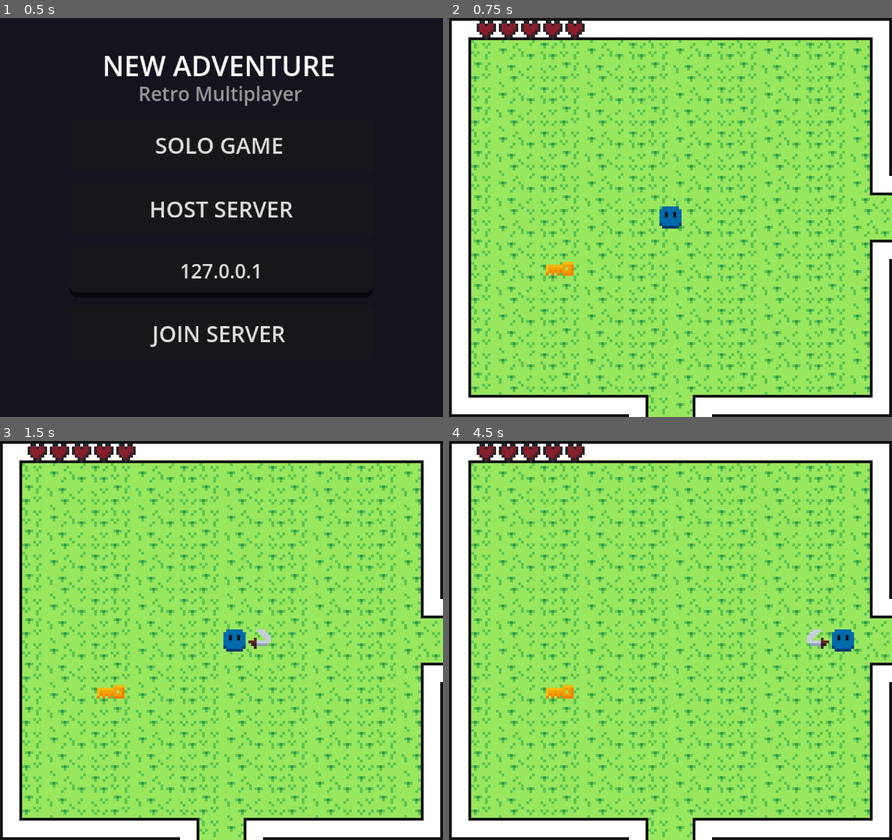
Above: before the commit, frames 1-4 (two rows, left to right).
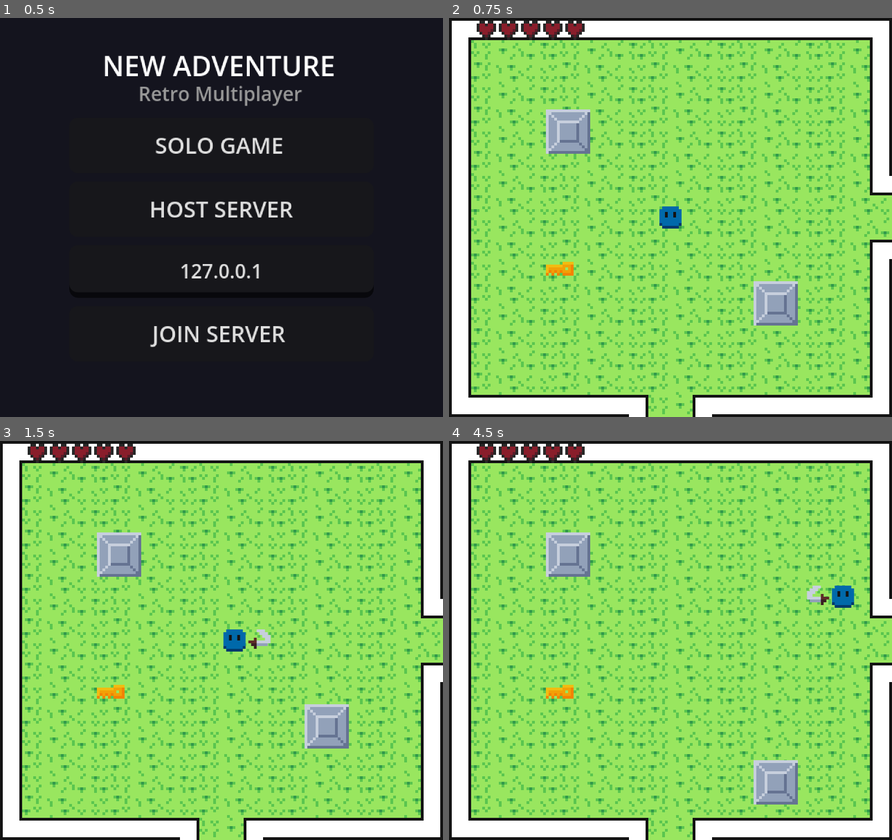
Above: after the commit, the same moments.

Repository: feg06/NewAdventure
Game: Godot game, scene res://ui/menus/main_menu.tscn
Two runs of this game, one before a commit and one after it. Both use one fixed random seed, a clock stepped at 60 frames per second and the inputs below.
Inputs:
- Up to frame 1 (0.5 s): no input
- Up to frame 2 (0.75 s): click "SOLO GAME" at 0.5 s
- Up to frame 3 (1.5 s): tap Enter at 1.25 s; hold D (move_right) from 1.28 s (still down); tap Shift (attack) at 1.35 s
- Up to frame 4 (4.5 s): release D (move_right) at 2.03 s; hold S (move_down) 2.03-2.78 s; tap Space (interact) at 2.1, 3.6 s; hold D (move_right) 2.78-3.53 s; tap Shift (attack) at 2.85, 4.35 s; hold W (move_up) 3.53-4.28 s; hold A (move_left) from 4.28 s (still down)

Frame 1 is identical in both runs. In frame 2, 2.2% of the frame differs, in the area x 21-79%, y 22-78%; in frame 3, 2.2%; in frame 4, 3.0%, in the area x 21-92%, y 22-92%.

Commit message:
feat: enable guardian to detect and push movable boxes during chase sequence

Diff:
--- a/enemy/guardian/enemy_guardian.gd
+++ b/enemy/guardian/enemy_guardian.gd
@@ -71,8 +71,9 @@
 const ROOM_WIDTH: float = 160.0
 const ROOM_HEIGHT: float = 144.0
 
-# Bitmask layer 1 (muros) para raycasts
-const WALL_LAYER_MASK: int = 1
+# Bitmask layer 1 (muros) + layer 6 (cajas) para raycasts: 1+32=33
+# La caja bloquea la línea de visión igual que un muro.
+const WALL_LAYER_MASK: int = 33
 
 func _ready() -> void:
 	motion_mode = CharacterBody2D.MOTION_MODE_FLOATING
@@ -165,6 +166,11 @@
 			velocity = Vector2.ZERO
 
 	move_and_slide()
+
+	# En modo persecución, empujar cajas al chocar físicamente con ellas
+	if current_state == State.CHASE:
+		_push_boxes_on_collision()
+
 	_update_animation(velocity.length() > 1.0)
 
 # ---------------------------------------------------------------------------
@@ -400,6 +406,19 @@
 # ---------------------------------------------------------------------------
 # DAÑO Y MUERTE
 # ---------------------------------------------------------------------------
+
+## Empuja las cajas con las que choca el guardián al perseguir al jugador.
+## Usa los resultados de move_and_slide() para detectar la colisión real.
+func _push_boxes_on_collision() -> void:
+	for i in get_slide_collision_count():
+		var col = get_slide_collision(i)
+		var collider = col.get_collider()
+		if collider is PushableBox and is_instance_valid(collider):
+			# Empujar la caja en la dirección del movimiento del guardián
+			var push_dir = velocity.normalized()
+			if push_dir != Vector2.ZERO:
+				collider.push(push_dir * move_speed * 0.65)
+
 func take_damage(amount: int = 1) -> void:
 	if is_invulnerable or current_health <= 0:
 		return
--- a/world/maps/world.tscn
+++ b/world/maps/world.tscn
@@ -80,3 +80,9 @@
 
 [node name="EnemyGuardian" parent="." unique_id=987277385 instance=ExtResource("10_dmdjm")]
 position = Vector2(123, 252)
+
+[node name="PushableBox" parent="." unique_id=1308728986 instance=ExtResource("5_box")]
+position = Vector2(118, 103)
+
+[node name="PushableBox2" parent="." unique_id=908417413 instance=ExtResource("5_box")]
+position = Vector2(43, 41)
